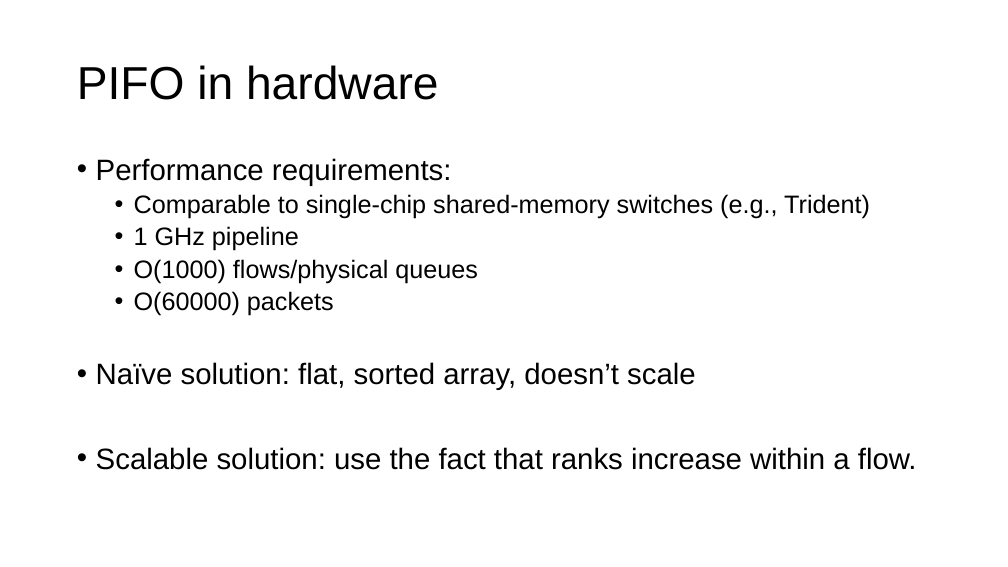
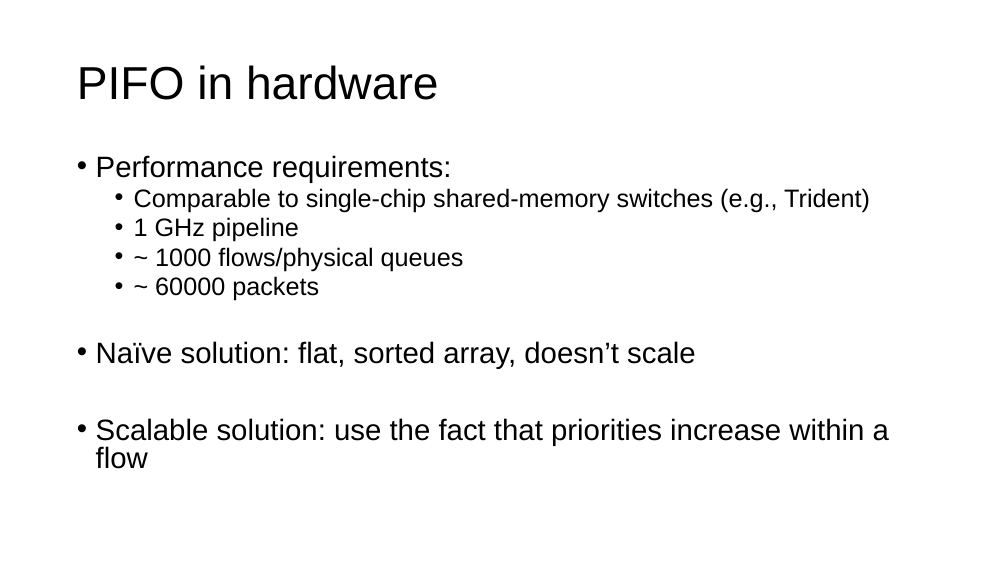
Before and after one commit to anirudhSK/pifo-domino-marple-ppts, a slide deck: slide 45 of domino_pifo.pptx (slide 49 before the commit). Drawn at 1008x567 pixels with LibreOffice and Linux fonts; fonts in the diff are those of the drawing. Boxes give left, top, right and bottom in pixels: in the first picture for what was removed or moved away, otherwise in the second. Text is boxed around its words. In the diff, an @@ line names an element or a change of style, - is before the commit and + after.

```diff
--- a/domino_pifo.pptx
+++ b/domino_pifo.pptx
@@ text at <box>96,155,870,369</box>: line spacing 0.9 to 0.8 @@
@@ text at <box>155,247,464,301</box>: text changed @@
-  • O(1000) flows/physical queues
-  • O(60000) packets
+  • ~ 1000 flows/physical queues
+  • ~ 60000 packets
@@ text at <box>96,418,889,469</box>: text changed @@
-• Scalable solution: use the fact that ranks increase within a flow.
+• Scalable solution: use the fact that priorities increase within a flow
```
Also in this commit, not shown: 54 other slides changed, 2 slides added, 1 slide removed.
